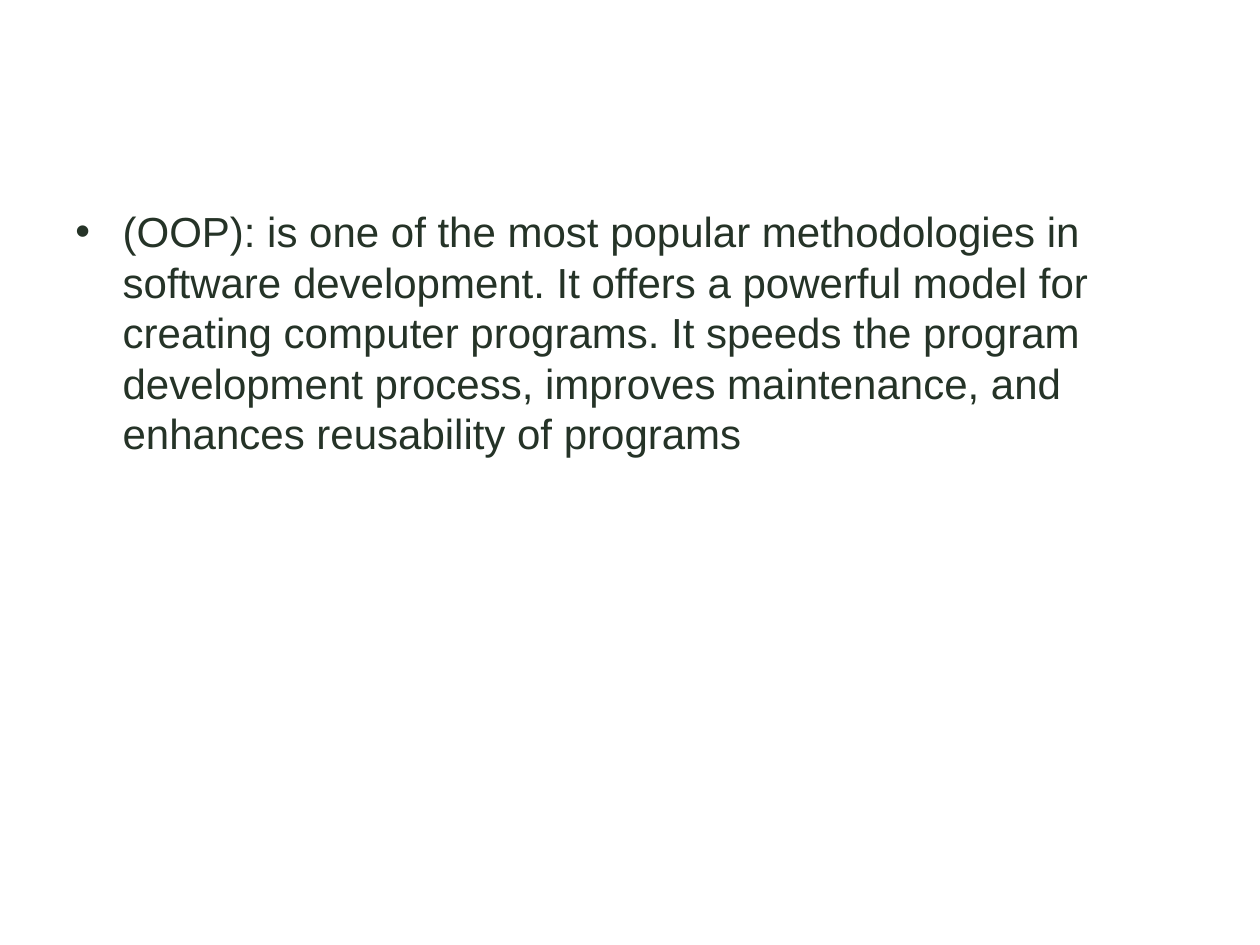
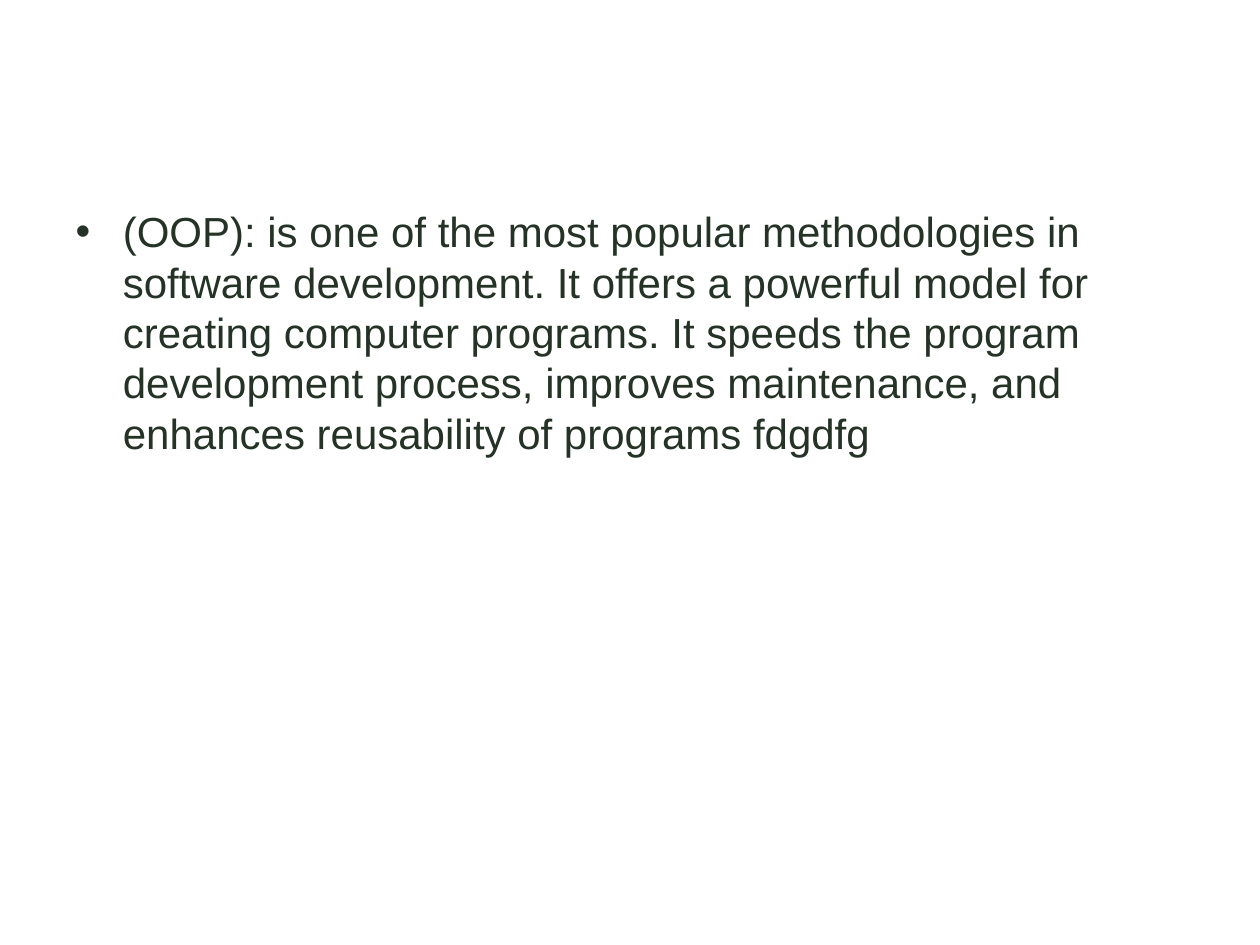
Before and after one commit to justinKate/Laptrinh, a slide deck: slide 2 of 07_OOPS_SG_01.ppt. Drawn at 1260x945 pixels with LibreOffice and Linux fonts; fonts in the diff are those of the drawing; background and template pictures are left out. Boxes give left, top, right and bottom in pixels: in the first picture for what was removed or moved away, otherwise in the second. Text is boxed around its words. In the diff, an @@ line names an element or a change of style, - is before the commit and + after.

Commit message:
sua file

```diff
--- a/07_OOPS_SG_01.ppt
+++ b/07_OOPS_SG_01.ppt
@@ text at [123, 216, 1088, 457]: text changed @@
-• (OOP): is one of the most popular methodologies in software development. It offers a powerful model for creating computer programs. It speeds the program development process, improves maintenance, and enhances reusability of programs
+• (OOP): is one of the most popular methodologies in software development. It offers a powerful model for creating computer programs. It speeds the program development process, improves maintenance, and enhances reusability of programs fdgdfg
```
